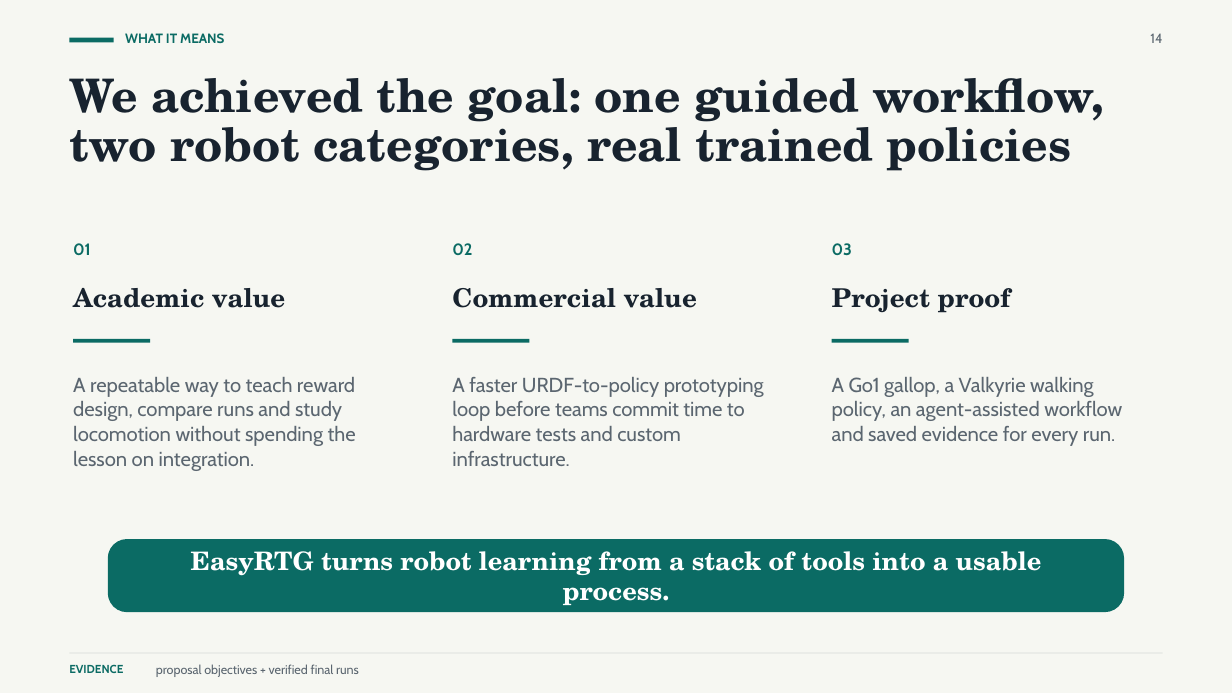
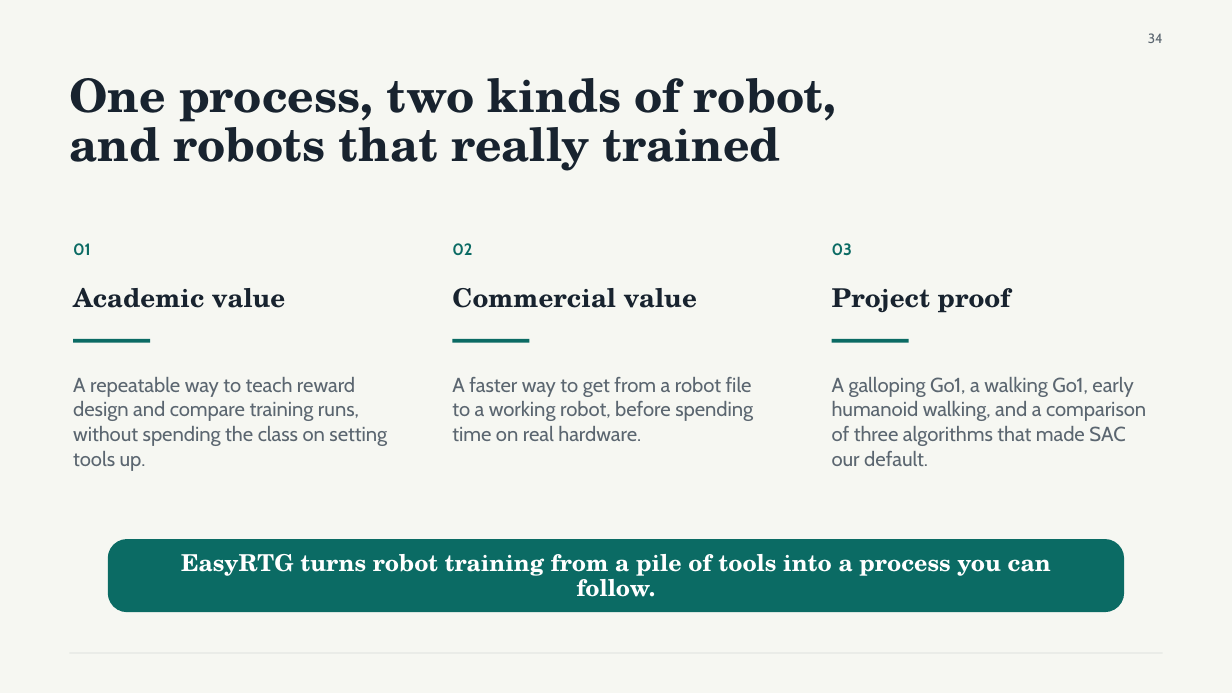
Before and after one commit to shivam675/rl-training-ground, a slide deck: slide 34 of EasyRTG_Final_Submission_Shivam_Chavan.pptx (slide 14 before the commit). Drawn at 1232x693 pixels with LibreOffice and Linux fonts; fonts in the diff are those of the drawing. Boxes give left, top, right and bottom in pixels: in the first picture for what was removed or moved away, otherwise in the second. Text is boxed around its words. In the diff, an @@ line names an element or a change of style, - is before the commit and + after.

```diff
--- a/EasyRTG_Final_Submission_Shivam_Chavan.pptx
+++ b/EasyRTG_Final_Submission_Shivam_Chavan.pptx
@@ rectangle removed at (69,38,114,43) @@
@@ text removed at (125,33,224,43) @@
-WHAT IT MEANS
@@ text at (1148,33,1163,43): text changed @@
-14
+34
@@ text at (69,78,836,171): text changed @@
-We achieved the goal: one guided workflow,
-two robot categories, real trained policies
+One process, two kinds of robot,
+and robots that really trained
@@ text at (73,377,387,471): text changed @@
-A repeatable way to teach reward design, compare runs and study locomotion without spending the lesson on integration.
+A repeatable way to teach reward design and compare training runs, without spending the class on setting tools up.
@@ text at (452,377,753,441): text changed @@
-A faster URDF-to-policy prototyping loop before teams commit time to hardware tests and custom infrastructure.
+A faster way to get from a robot file to a working robot, before spending time on real hardware.
@@ text at (832,377,1146,466): text changed @@
-A Go1 gallop, a Valkyrie walking policy, an agent-assisted workflow and saved evidence for every run.
+A galloping Go1, a walking Go1, early humanoid walking, and a comparison of three algorithms that made SAC our default.
@@ text at (181,554,1051,597): text changed; size 19.8 to 18.1 pt @@
-EasyRTG turns robot learning from a stack of tools into a usable process.
+EasyRTG turns robot training from a pile of tools into a process you can follow.
@@ text removed at (69,664,123,673) @@
-EVIDENCE
@@ text removed at (156,664,359,677) @@
-proposal objectives + verified final runs
```
Also in this commit, not shown: 9 other slides changed, 23 slides added, 3 slides removed, 43 other files.
